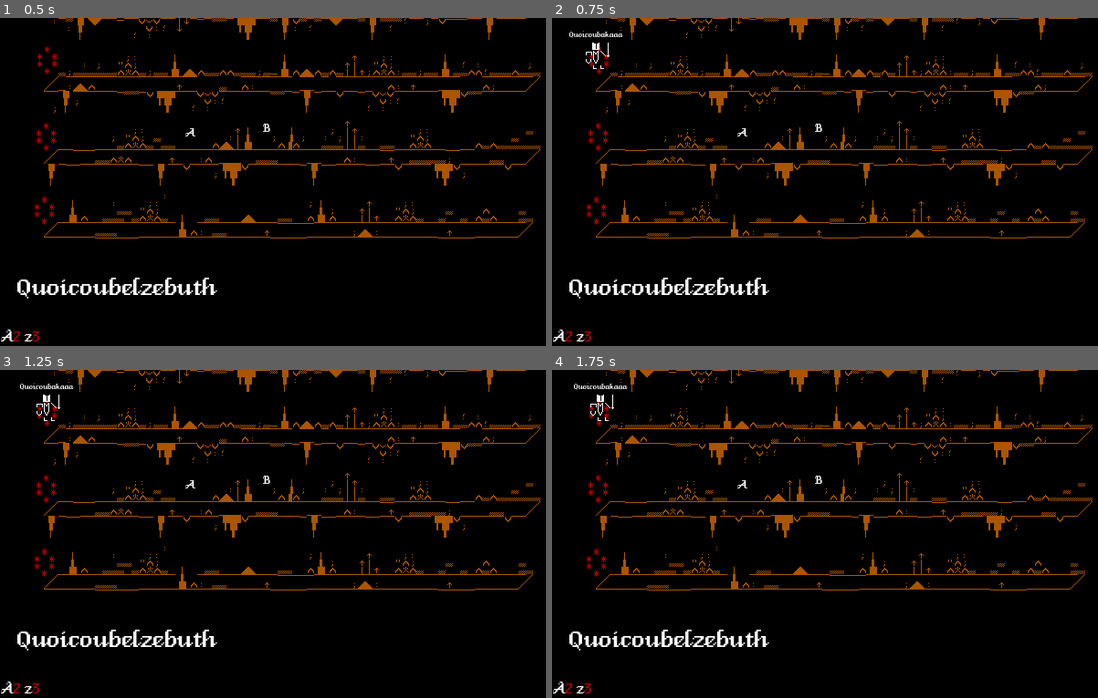
Above: before the commit, frames 1-4 (two rows, left to right).
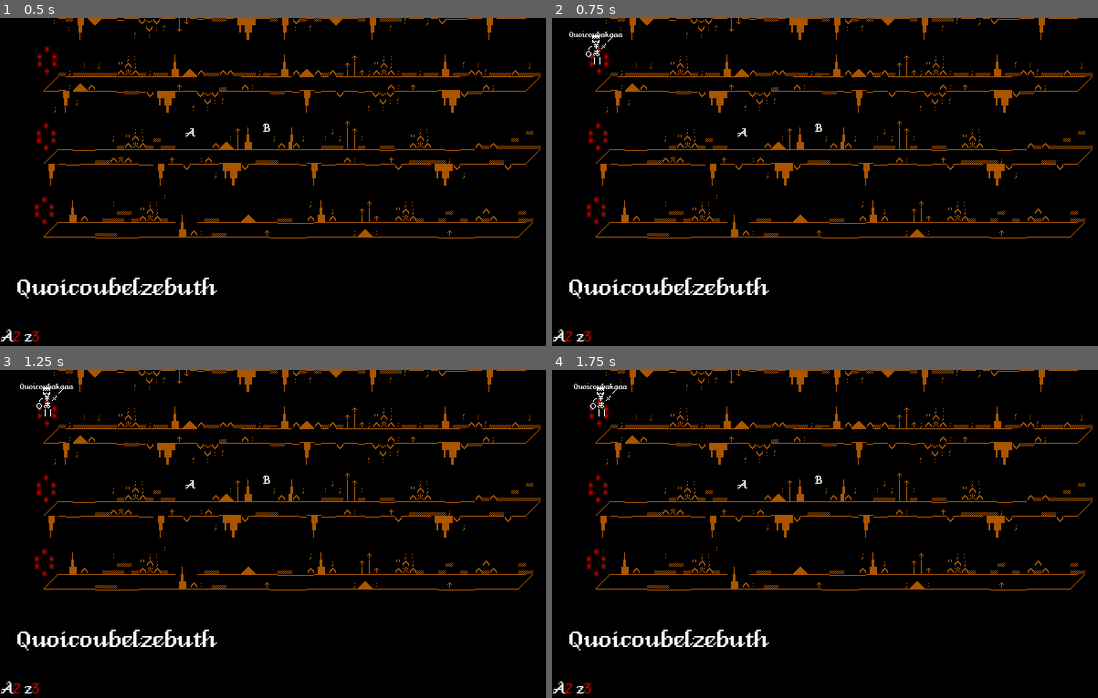
Above: after the commit, the same moments.

Repository: Caberu/AlphabelzebuthLeVrai
Game: Godot game, scene res://Scenes/main.tscn
The game is run twice, just before and just after one commit, with the same random seed, the same clock (stepped at 60 frames per second) and the same inputs.
Inputs (mouse positions are in pixels of both pictures, inside the frame that each line leads up to):
- Up to frame 1 (0.5 s): no input
- Up to frame 2 (0.75 s): click (606, 57) at 0.52 s
- Up to frame 3 (1.25 s): no input
- Up to frame 4 (1.75 s): click (606, 409) at 1.27 s

Frame 1 is identical in both runs. In frame 2, 0.1% of the frame differs, in the area x 6-12%, y 5-16%; in frame 3, 0.1%; in frame 4, 0.1%.

Commit message:
pettites mdofs

Diff:
--- a/Scenes/Damageable.gd
+++ b/Scenes/Damageable.gd
@@ -12,7 +12,6 @@
 		if child is HealthBar:
 			health_bar = child
 			health_bar.max_val = max_hp
-			print("set bar")
 			break
 
 
--- a/Scenes/DemonCreator.gd
+++ b/Scenes/DemonCreator.gd
@@ -1,14 +1,17 @@
 extends Node2D
 
 func get_hp(demon_name : String) -> int:
-	return len(demon_name)
+	return int(float(len(demon_name))/2)
+
+func get_sprite(demon_name : String) -> Texture2D:
+	return load("res://new4skeleton.png")
 
 func initialize(demon_name : String):
+	$"..".name = demon_name
 	var hp : int = get_hp(demon_name)
-	#$"../Damageable".set_hp(hp)
 	$"../Damageable".max_hp = hp
-	print("inst")
-	$"..".name = demon_name
+	var sprite : Texture2D = get_sprite(demon_name)
+	$"../Sprite".texture = sprite
 
 
 # Called when the node enters the scene tree for the first time.
